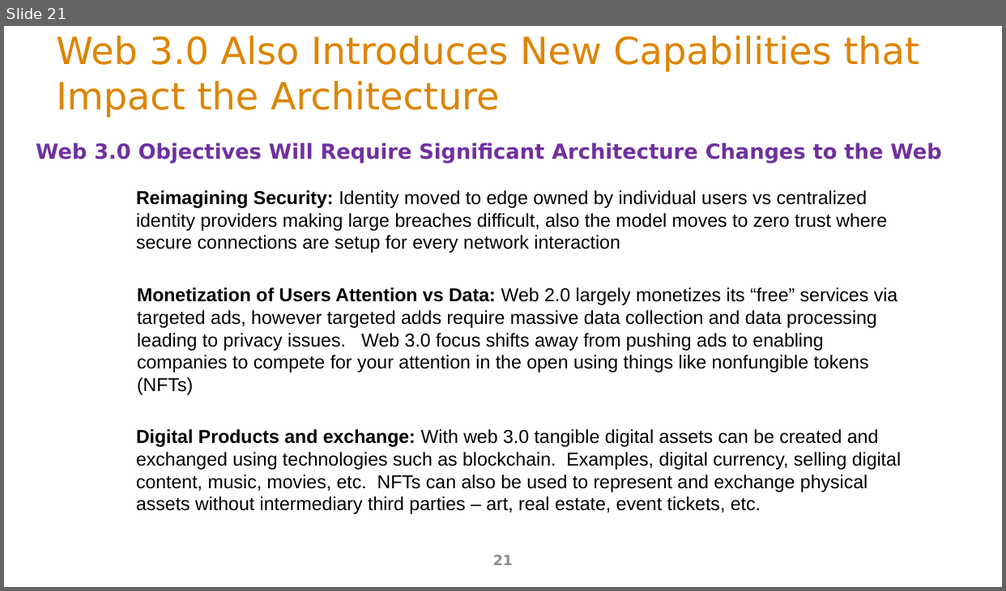
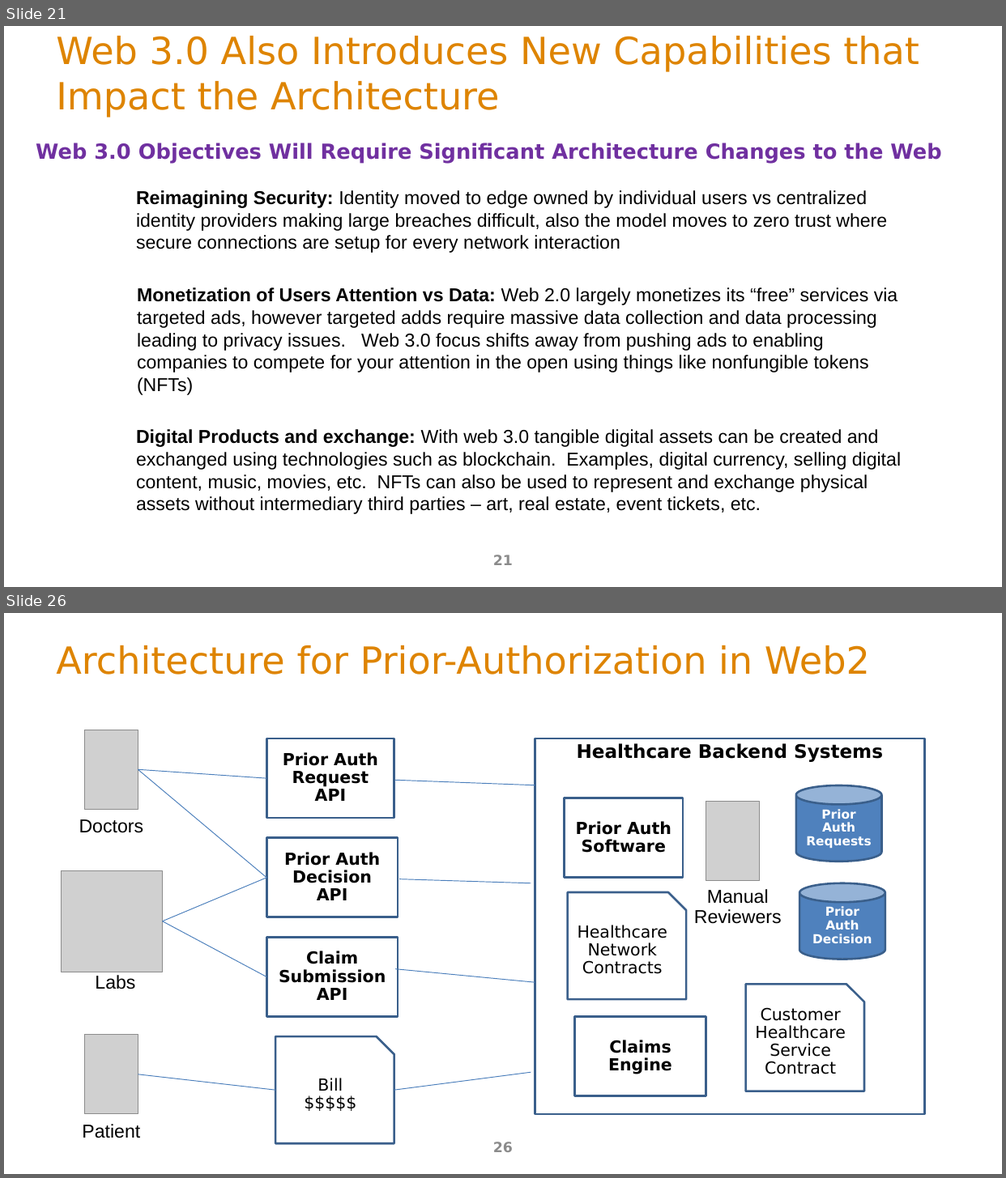
Before and after one commit to ArchitectingSoftware/SE577-SoftwareArchitecture, a slide deck: lectures/m5WebAndApiArchitecture.pptx. Shown one above the other, each under a label of ours: slide 21 before the commit, slides 21 and 26 after it; the slides between them are not shown. The pictures are 1006x591 and 1006x1178 pixels, drawn with LibreOffice and Linux fonts; fonts in the diff are those of the drawing; grey boxes stand for pictures. Boxes give left, top, right and bottom in pixels: in the first picture for what was removed or moved away, otherwise in the second. Text is boxed around its words. In the diff, an @@ line names an element or a change of style, - is before the commit and + after.

Commit message:
web architecture update

```diff
--- a/lectures/m5WebAndApiArchitecture.pptx
+++ b/lectures/m5WebAndApiArchitecture.pptx
@@ slide 26 added at (x1=4, y1=613, x2=1002, y2=1174), background #FFFFFF @@
@@ title added at (x1=56, y1=645, x2=870, y2=675), 36 pt, text #DE8400 @@
+Architecture for Prior-Authorization in Web2
@@ picture added at (x1=85, y1=730, x2=138, y2=809) @@
@@ rectangle added at (x1=266, y1=739, x2=394, y2=818), outline #3A5F8C 2 pt, 16 pt, text #000000, bold @@
+Prior Auth Request API
@@ rectangle added at (x1=535, y1=739, x2=925, y2=1114), outline #3A5F8C 2 pt, 18 pt, text #000000, bold @@
+Healthcare Backend Systems
@@ line added from (138, 769) to (266, 778), #4B7EBC 0.75 pt @@
@@ line added from (138, 769) to (266, 878), #4B7EBC 0.75 pt @@
@@ line added from (395, 780) to (535, 786), #4B7EBC 0.75 pt @@
@@ rectangle added at (x1=565, y1=798, x2=683, y2=878), outline #3A5F8C 2 pt, 16 pt, text #000000, bold @@
+Prior Auth Software
@@ picture added at (x1=706, y1=802, x2=760, y2=881) @@
@@ cylinder added at (x1=796, y1=786, x2=881, y2=862), fill #4F81BD, outline #3A5F8C 2 pt, 12 pt, text #FFFFFF, bold @@
+Prior Auth
+Requests
@@ text added at (x1=79, y1=820, x2=144, y2=833), 18 pt, text #000000 @@
+Doctors
@@ rectangle added at (x1=266, y1=838, x2=398, y2=918), outline #3A5F8C 2 pt, 16 pt, text #000000, bold @@
+Prior Auth Decision
+API
@@ picture added at (x1=62, y1=871, x2=163, y2=973) @@
@@ line added from (163, 922) to (266, 878), #4B7EBC 0.75 pt @@
@@ line added from (399, 879) to (531, 884), #4B7EBC 0.75 pt @@
@@ snip rect added at (x1=568, y1=892, x2=686, y2=999), outline #3A5F8C 2 pt, 16 pt, text #000000 @@
+Healthcare Network Contracts
@@ text added at (x1=694, y1=889, x2=782, y2=924), 18 pt, text #000000 @@
+Manual
+Reviewers
@@ cylinder added at (x1=799, y1=884, x2=885, y2=960), fill #4F81BD, outline #3A5F8C 2 pt, 12 pt, text #FFFFFF, bold @@
+Prior Auth
+Decision
@@ line added from (163, 922) to (266, 977), #4B7EBC 0.75 pt @@
@@ rectangle added at (x1=266, y1=937, x2=398, y2=1016), outline #3A5F8C 2 pt, 16 pt, text #000000, bold @@
+Claim Submission API
@@ text added at (x1=95, y1=975, x2=135, y2=990), 18 pt, text #000000 @@
+Labs
@@ line added from (395, 969) to (535, 983), #4B7EBC 0.75 pt @@
@@ snip rect added at (x1=746, y1=984, x2=864, y2=1092), outline #3A5F8C 2 pt, 16 pt, text #000000 @@
+Customer Healthcare
+Service
+Contract
@@ rectangle added at (x1=575, y1=1017, x2=706, y2=1097), outline #3A5F8C 2 pt, 16 pt, text #000000, bold @@
+Claims Engine
@@ picture added at (x1=85, y1=1035, x2=138, y2=1114) @@
@@ snip rect added at (x1=275, y1=1037, x2=394, y2=1144), outline #3A5F8C 2 pt, 16 pt, text #000000 @@
+Bill
+$$$$$
@@ line added from (394, 1091) to (531, 1072), #4B7EBC 0.75 pt @@
@@ line added from (138, 1075) to (275, 1091), #4B7EBC 0.75 pt @@
@@ text added at (x1=82, y1=1124, x2=140, y2=1139), 18 pt, text #000000 @@
+Patient
@@ page number added at (x1=493, y1=1142, x2=513, y2=1152), 13.5 pt, text #8C8C8C @@
+26
```
Also in this commit, not shown: 13 other slides added, 1 other file.
